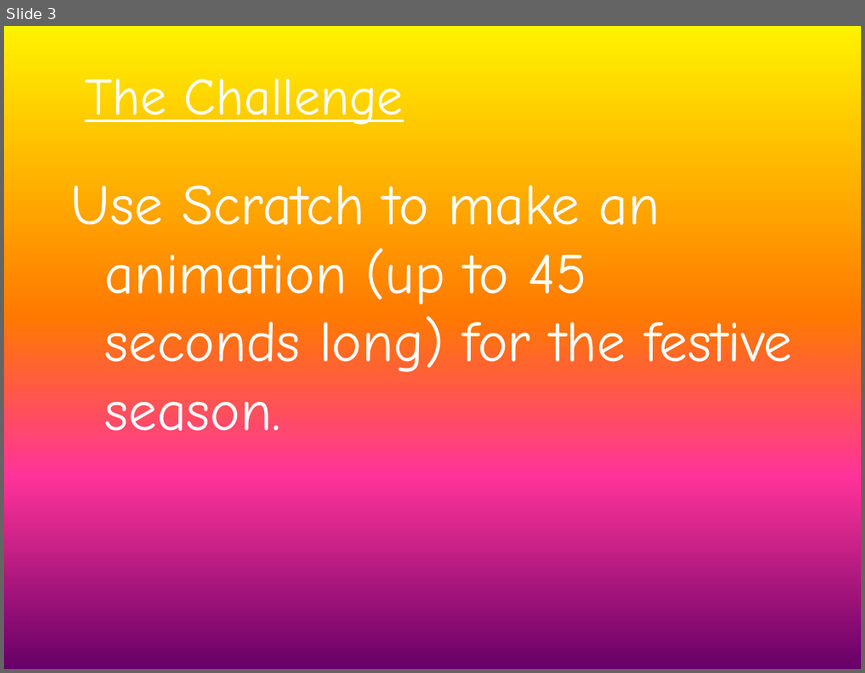
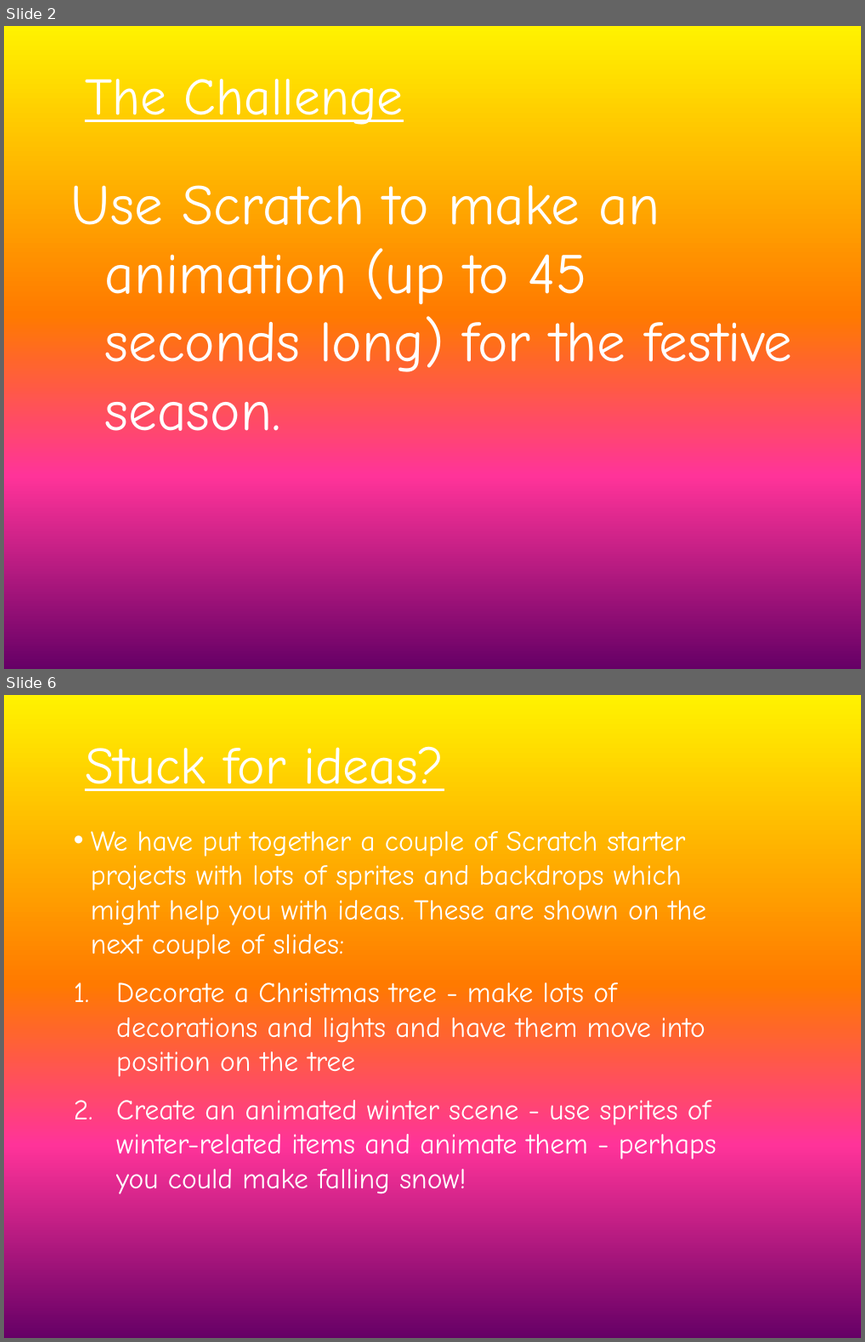
Before and after one commit to WokLibCodeClub/Christmas-Coding-Challenge-2020, a slide deck: Christmas_Challenge_2020.pptx. Shown one above the other, each under a label of ours: slide 3 before the commit, slides 2 and 6 after it; the slides between them are not shown. The pictures are 865x673 and 865x1342 pixels, drawn with LibreOffice and Linux fonts; fonts in the diff are those of the drawing. Boxes give left, top, right and bottom in pixels: in the first picture for what was removed or moved away, otherwise in the second. Text is boxed around its words. In the diff, an @@ line names an element or a change of style, - is before the commit and + after.

```diff
--- a/Christmas_Challenge_2020.pptx
+++ b/Christmas_Challenge_2020.pptx
@@ slide 6 added at (4, 695, 861, 1338), background gradient #FFF200 to #FF7A00 to #FF3399 to #660066 @@
@@ text added at (85, 746, 444, 791), 44 pt, text #FFFFFF, underline @@
+Stuck for ideas?
@@ text added at (91, 831, 716, 1194), 24 pt, text #FFFFFF @@
+• We have put together a couple of Scratch starter projects with lots of sprites and backdrops which might help you with ideas. These are shown on the next couple of slides:
+1. Decorate a Christmas tree - make lots of decorations and lights and have them move into position on the tree
+2. Create an animated winter scene - use sprites of winter-related items and animate them - perhaps you could make falling snow!
@@ what was slide 3 is now slide 2 @@
```
Also in this commit, not shown: 6 slides changed, 1 other slide added, 1 slide removed.
